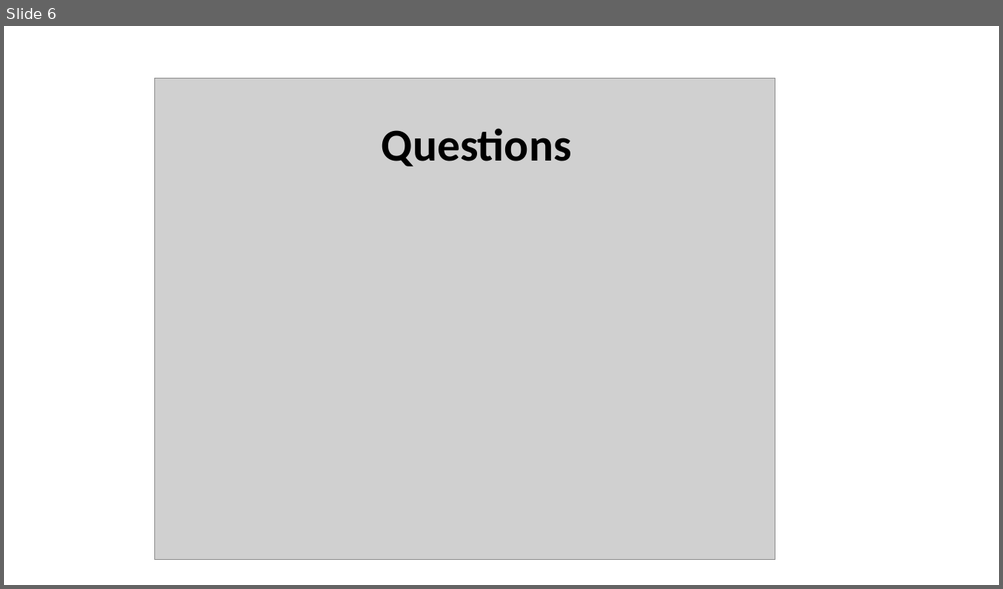
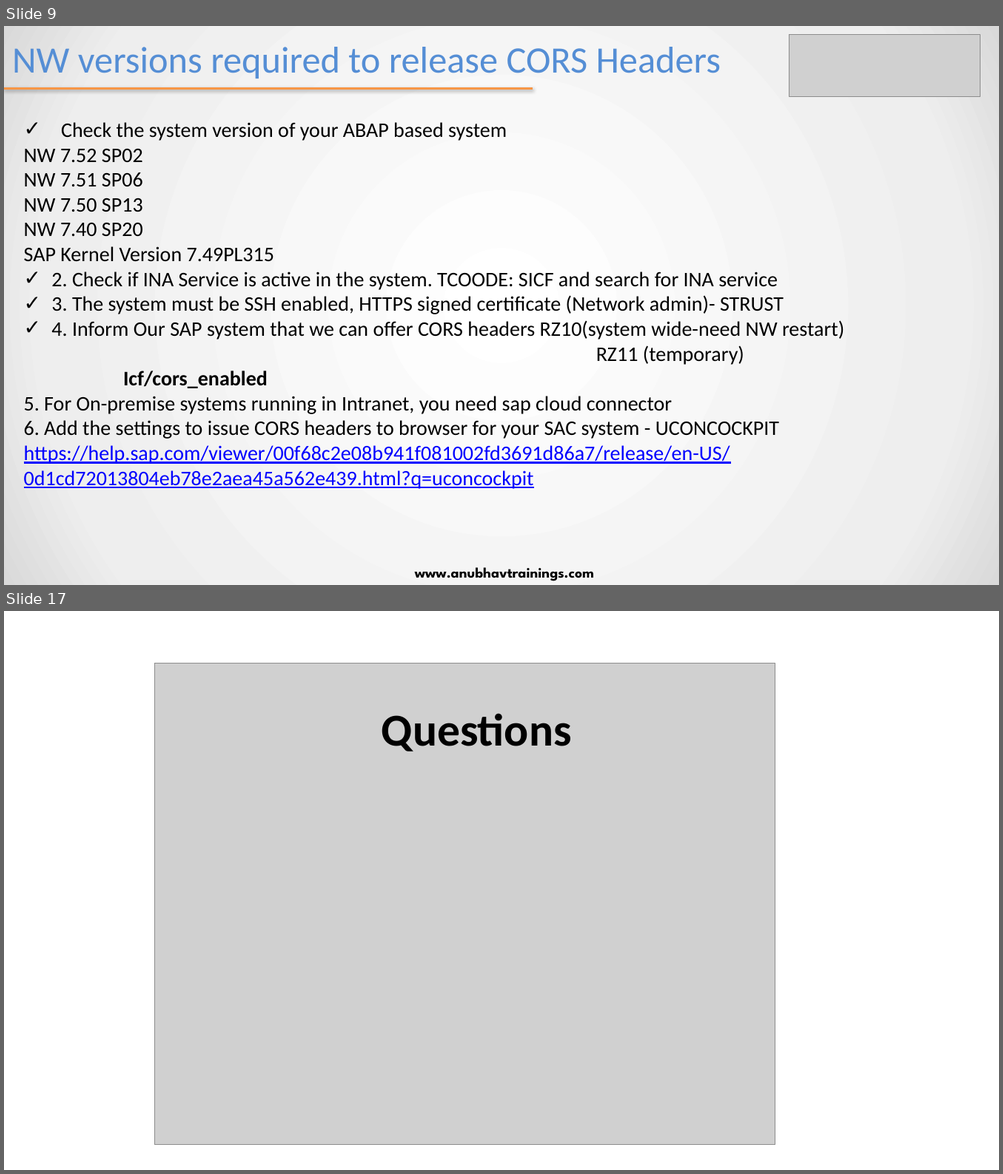
Before and after one commit to soyuztechnologies/EY_SAC_Feb2022, a slide deck: day 11/SAC_Training Day 11.pptx. Shown one above the other, each under a label of ours: slide 6 before the commit, slides 9 and 17 after it; the slides between them are not shown. The pictures are 1003x589 and 1003x1174 pixels, drawn with LibreOffice and Linux fonts; fonts in the diff are those of the drawing; grey boxes stand for pictures. Boxes give left, top, right and bottom in pixels: in the first picture for what was removed or moved away, otherwise in the second. Text is boxed around its words. In the diff, an @@ line names an element or a change of style, - is before the commit and + after.

```diff
--- a/day 11/SAC_Training Day 11.pptx
+++ b/day 11/SAC_Training Day 11.pptx
@@ slide 9 added at <box>4,26,999,585</box>, background gradient #FFFFFF to #EEEEEE to #D9D9D9 @@
@@ title added at <box>12,47,720,79</box>, 36 pt, text #558ED5 @@
+NW versions required to release CORS Headers
@@ picture added at <box>790,35,980,97</box> @@
@@ line added from (4, 89) to (533, 89), #F79646 2 pt @@
@@ text added at <box>24,122,844,489</box>, 20 pt, text #000000 @@
+✓ Check the system version of your ABAP based system
+NW 7.52 SP02
+NW 7.51 SP06
+NW 7.50 SP13
+NW 7.40 SP20
+SAP Kernel Version 7.49PL315
+✓ 2. Check if INA Service is active in the system. TCOODE: SICF and search for INA service
+✓ 3. The system must be SSH enabled, HTTPS signed certificate (Network admin)- STRUST
+✓ 4. Inform Our SAP system that we can offer CORS headers RZ10(system wide-need NW restart)
+RZ11 (temporary)
+Icf/cors_enabled
+5. For On-premise systems running in Intranet, you need sap cloud connector
+6. Add the settings to issue CORS headers to browser for your SAC system - UCONCOCKPIT
+https://help.sap.com/viewer/00f68c2e08b941f081002fd3691d86a7/release/en-US/0d1cd72013804eb78e2aea45a562e439.html?q=uconcockpit
@@ text added at <box>415,568,594,582</box>, 14 pt, text #000000, bold @@
+www.anubhavtrainings.com
@@ what was slide 6 is now slide 17 @@
```
Also in this commit, not shown: 4 slides changed, 11 other slides added, 1 slide removed, 50 other files.
